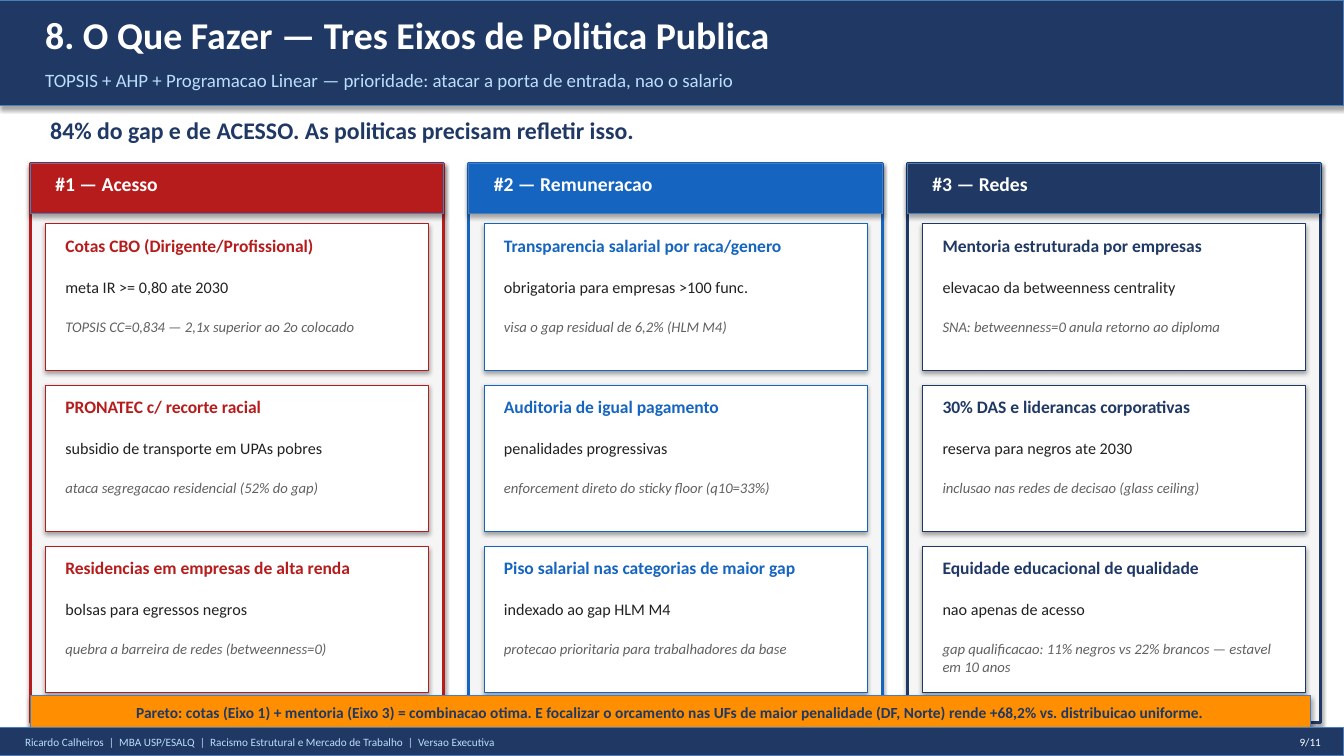
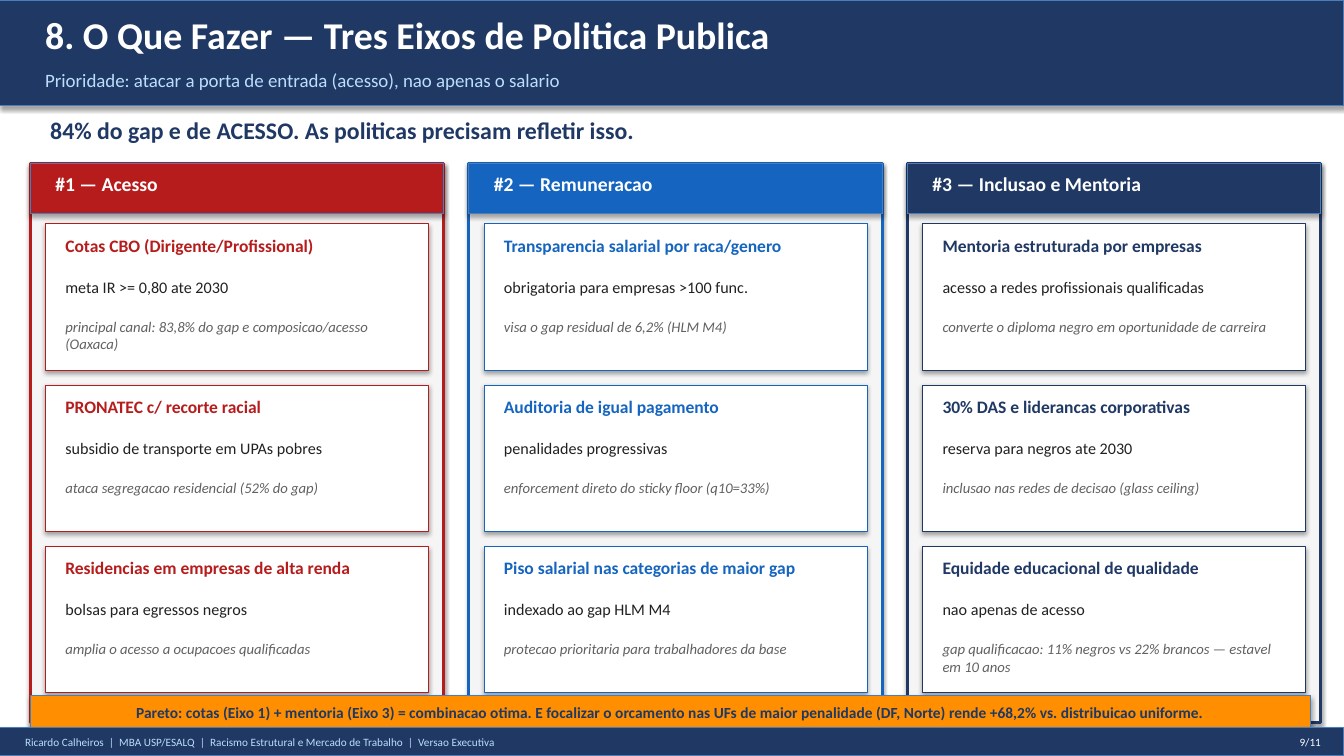
Before and after one commit to rickinrj-ux/ProjetoRacismoPNAD, a slide deck: slide 8 of entregaveis/apresentacao_executiva_tcc.pptx (slide 9 before the commit). Drawn at 1344x756 pixels with LibreOffice and Linux fonts; fonts in the diff are those of the drawing. Boxes give left, top, right and bottom in pixels: in the first picture for what was removed or moved away, otherwise in the second. Text is boxed around its words. In the diff, an @@ line names an element or a change of style, - is before the commit and + after.

```diff
--- a/entregaveis/apresentacao_executiva_tcc.pptx
+++ b/entregaveis/apresentacao_executiva_tcc.pptx
@@ text at box(45, 73, 560, 90): text changed @@
-TOPSIS + AHP + Programacao Linear — prioridade: atacar a porta de entrada, nao o salario
+Prioridade: atacar a porta de entrada (acesso), nao apenas o salario
@@ text at box(932, 177, 1141, 191): text changed @@
-#3 — Redes
+#3 — Inclusao e Mentoria
@@ text at box(943, 282, 1204, 296): text changed @@
-elevacao da betweenness centrality
+acesso a redes profissionais qualificadas
@@ text at box(65, 322, 368, 351): text changed @@
-TOPSIS CC=0,834 — 2,1x superior ao 2o colocado
+principal canal: 83,8% do gap e composicao/acesso (Oaxaca)
@@ text at box(943, 322, 1266, 335): text changed @@
-SNA: betweenness=0 anula retorno ao diploma
+converte o diploma negro em oportunidade de carreira
@@ text at box(65, 644, 310, 657): text changed @@
-quebra a barreira de redes (betweenness=0)
+amplia o acesso a ocupacoes qualificadas
```
Also in this commit, not shown: 3 other slides changed, 1 slide removed, 4 other files.
